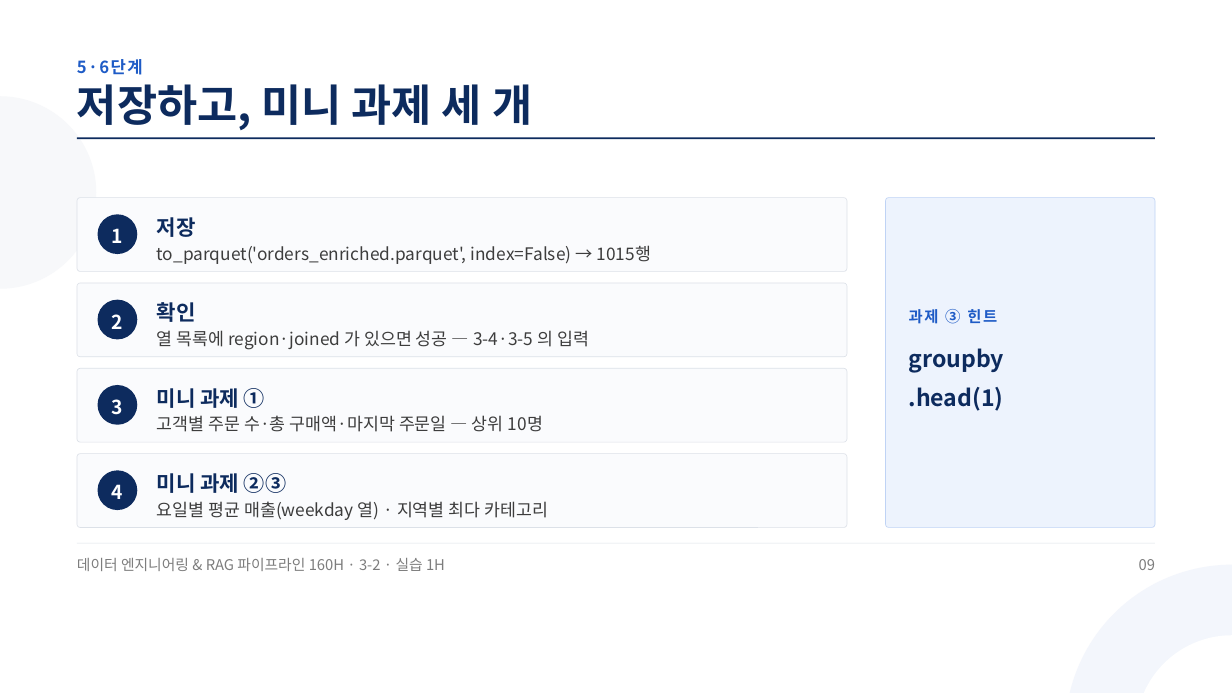
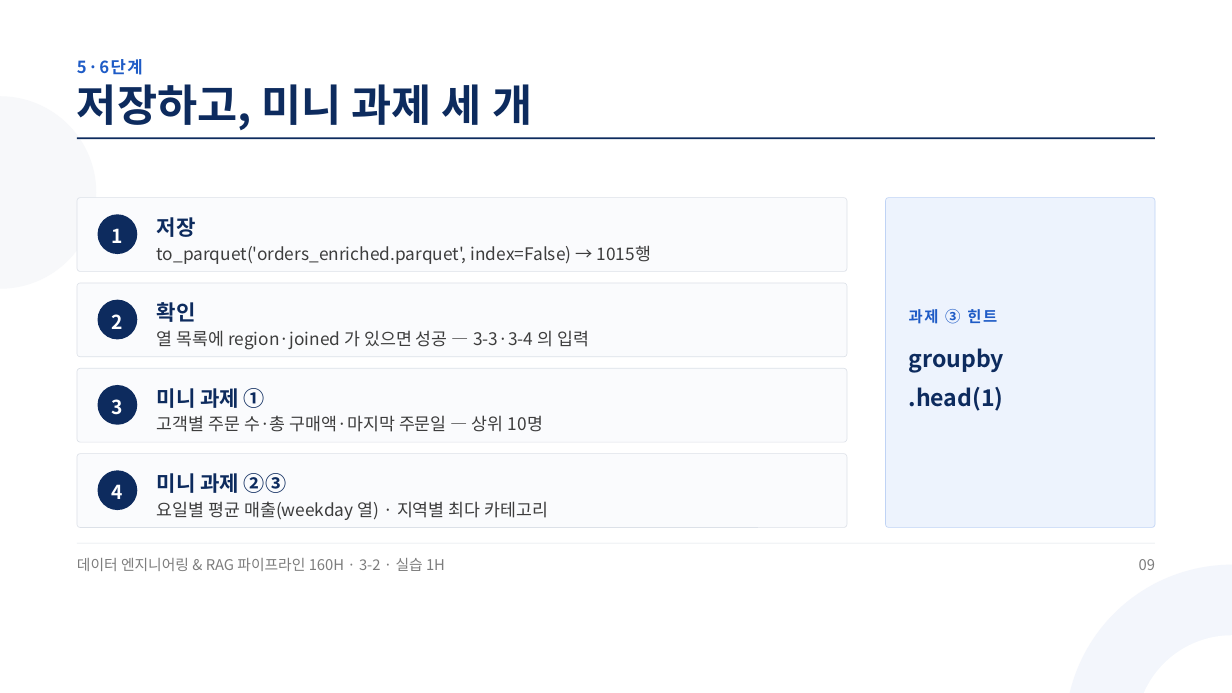
Before and after one commit to aebonlee/materials, a slide deck: slide 9 of data-eng/decks/w3d2s3.pptx. Drawn at 1232x693 pixels with LibreOffice and Linux fonts; fonts in the diff are those of the drawing. Boxes give left, top, right and bottom in pixels: in the first picture for what was removed or moved away, otherwise in the second. Text is boxed around its words. In the diff, an @@ line names an element or a change of style, - is before the commit and + after.

```diff
--- a/data-eng/decks/w3d2s3.pptx
+++ b/data-eng/decks/w3d2s3.pptx
@@ text at [157, 330, 589, 350]: text changed @@
-열 목록에 region·joined 가 있으면 성공 — 3-4·3-5 의 입력
+열 목록에 region·joined 가 있으면 성공 — 3-3·3-4 의 입력
```
Also in this commit, not shown: 6 other slides changed, 9 other files.
